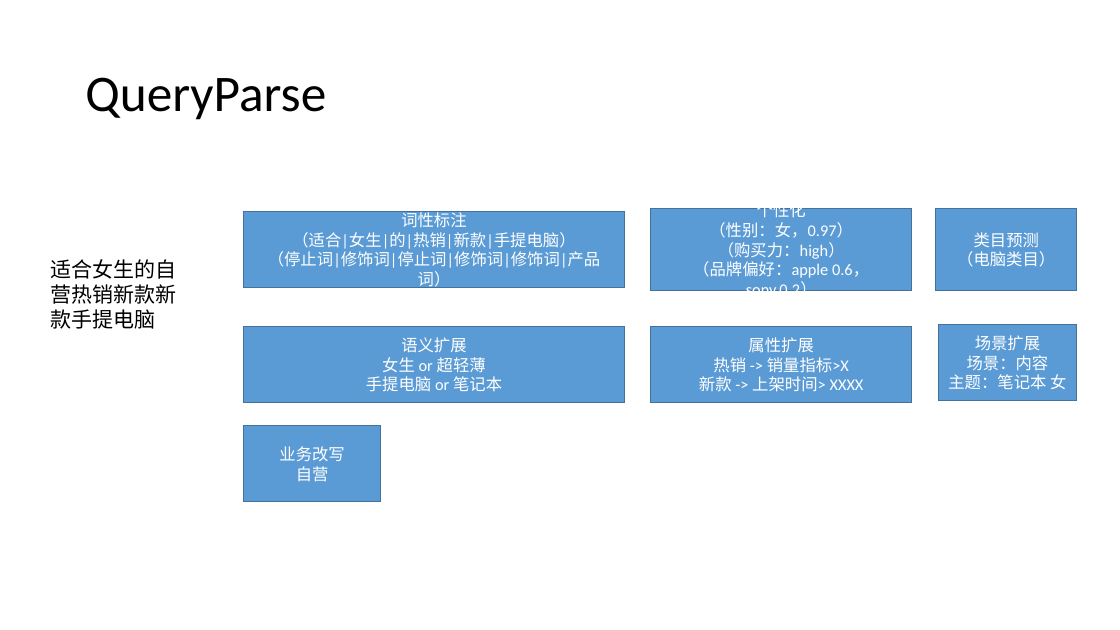
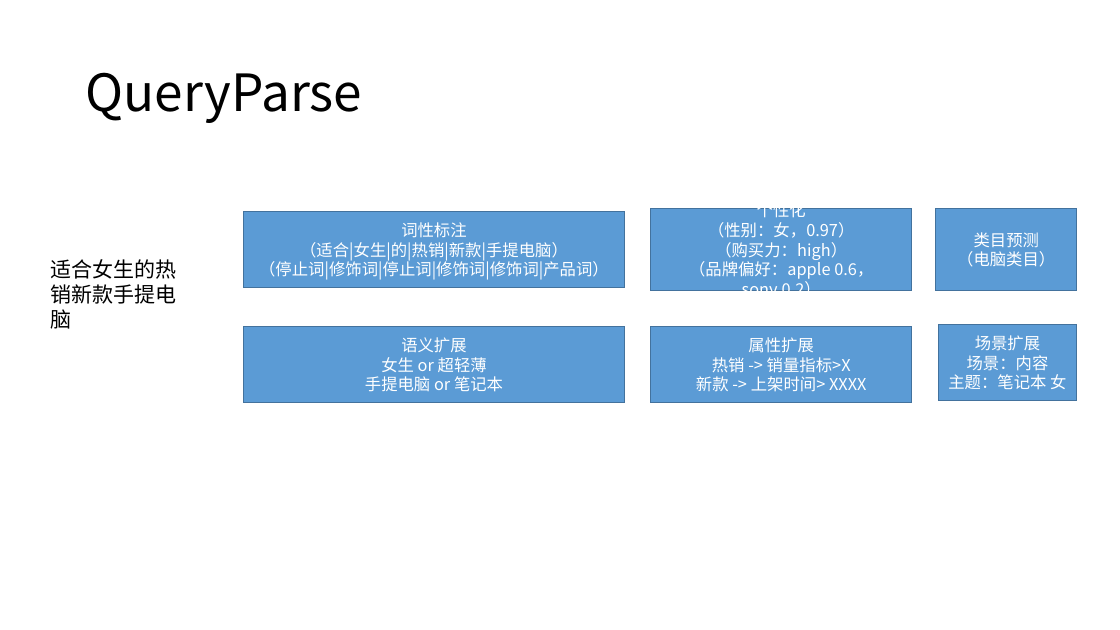
Before and after one commit to sampsonguo/hexo, a slide deck: slide 23 of docs/search/JD-search.pptx (slide 5 before the commit). Drawn at 1120x630 pixels with LibreOffice and Linux fonts; fonts in the diff are those of the drawing. Boxes give left, top, right and bottom in pixels: in the first picture for what was removed or moved away, otherwise in the second. Text is boxed around its words. In the diff, an @@ line names an element or a change of style, - is before the commit and + after.

```diff
--- a/docs/search/JD-search.pptx
+++ b/docs/search/JD-search.pptx
@@ text at [51, 259, 177, 329]: text changed; font Calibri to Noto Sans CJK SC @@
-适合女生的自营热销新款新款手提电脑
+适合女生的热销新款手提电脑
@@ font Calibri to Noto Sans CJK SC in 5 elements at [85, 72, 362, 123], [244, 212, 624, 287], [651, 208, 912, 291], [244, 327, 624, 402], [651, 327, 912, 402] @@
@@ rectangle removed at [244, 426, 381, 502] @@
-业务改写
-自营
```
Also in this commit, not shown: 6 other slides changed, 18 slides added, 3 other files.
